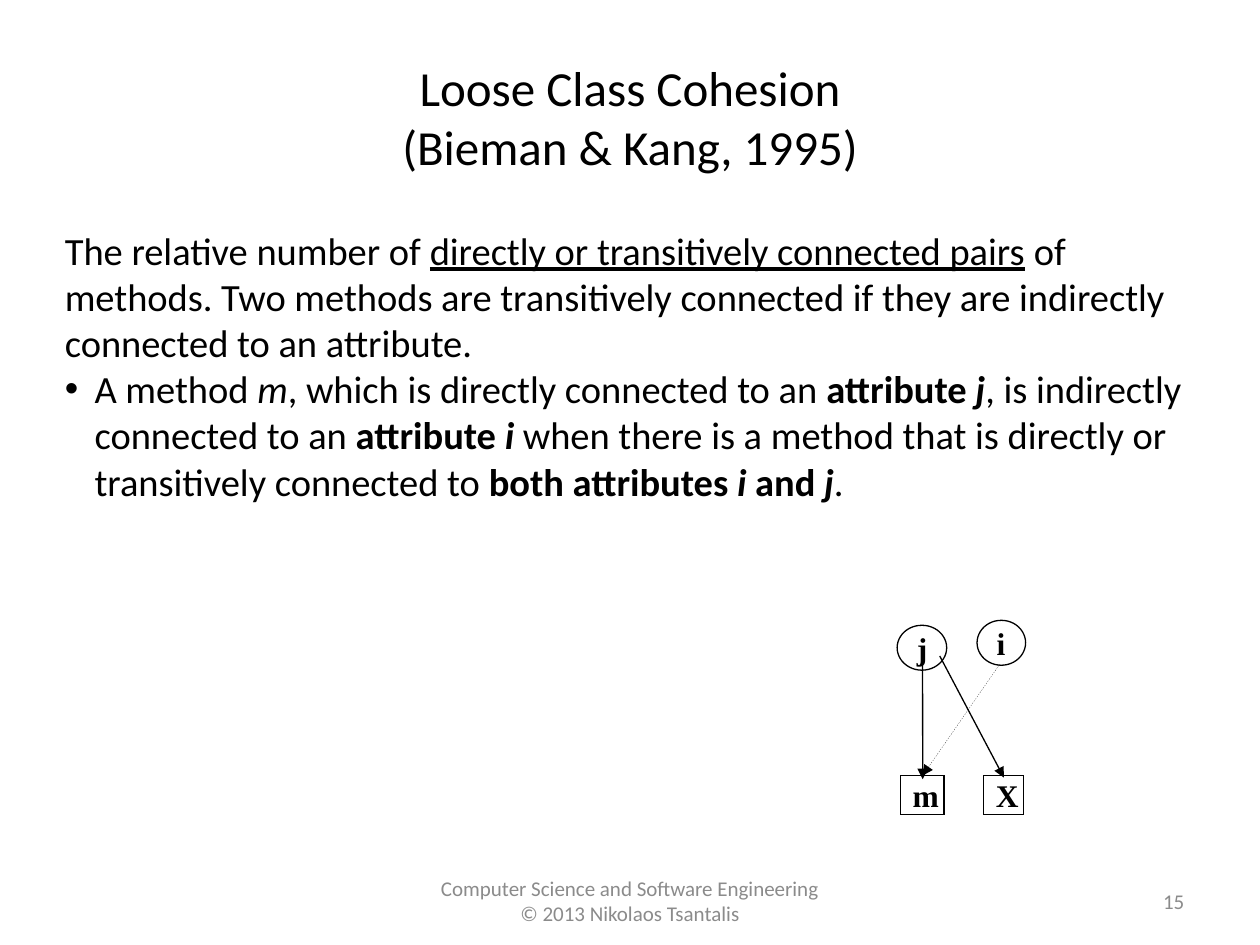
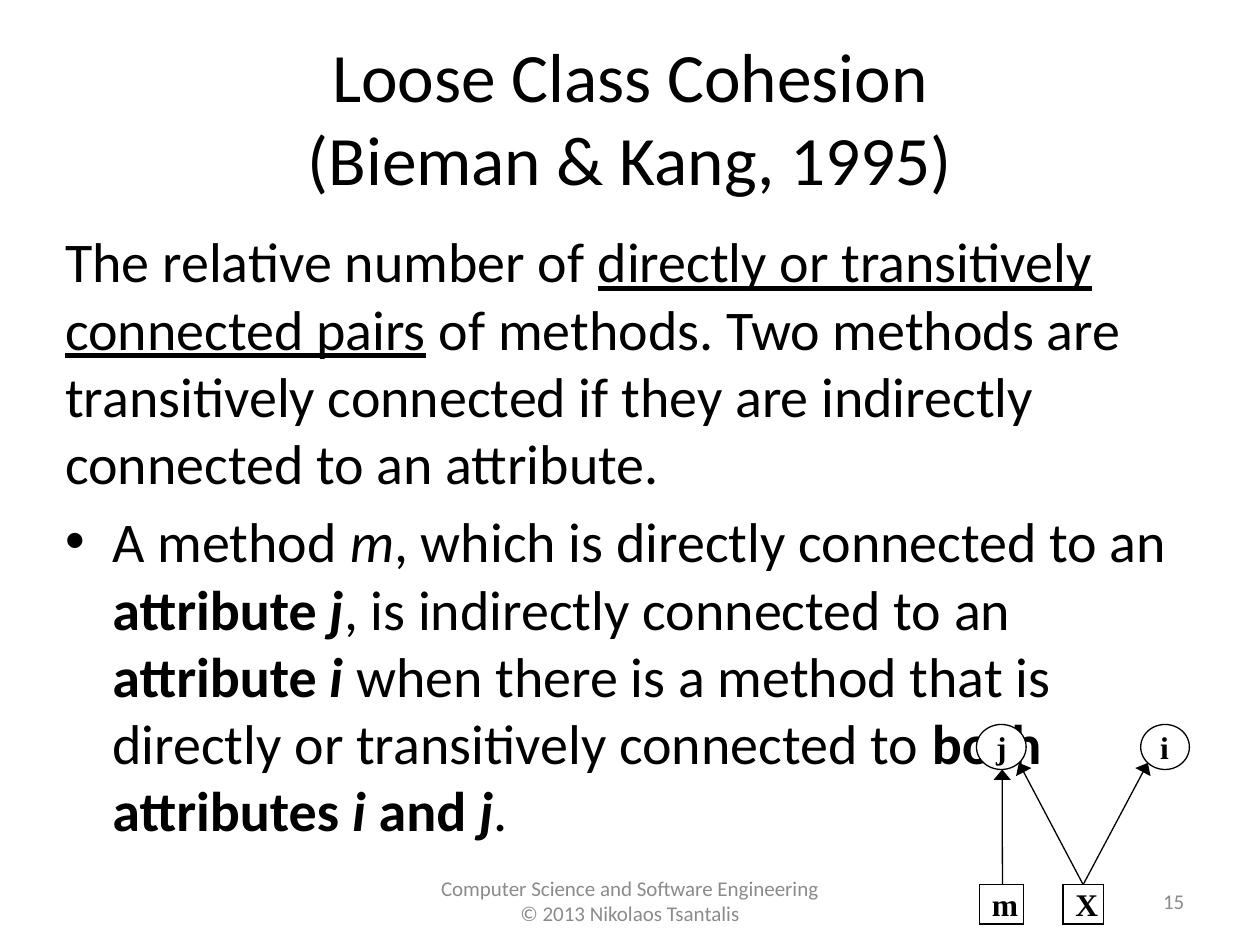
Before and after one commit to tajmilur-rahman/SOEN6611, a slide deck: slide 15 of lectures/lec4/Cohesion_Metrics_History.pptx. Drawn at 1260x945 pixels with LibreOffice and Linux fonts; fonts in the diff are those of the drawing. Boxes give left, top, right and bottom in pixels: in the first picture for what was removed or moved away, otherwise in the second. Text is boxed around its words. In the diff, an @@ line names an element or a change of style, - is before the commit and + after.

```diff
--- a/lectures/lec4/Cohesion_Metrics_History.pptx
+++ b/lectures/lec4/Cohesion_Metrics_History.pptx
@@ title at (x1=308, y1=54, x2=952, y2=197): text changed; size 28 to 39.6 pt @@
-Loose Class Cohesion
-(Bieman & Kang, 1995)
+Loose Class Cohesion
+(Bieman & Kang, 1995)
@@ text "The relative number of directly ..." at (x1=65, y1=243, x2=1166, y2=841): size 22 to 32 pt; more space between paragraphs; indent changed @@
@@ arrow removed from (940, 656) to (1004, 777) @@
@@ arrow removed from (922, 664) to (922, 779) @@
@@ ellipse "j" moved from (x1=897, y1=625, x2=946, y2=670) to (x1=976, y1=724, x2=1026, y2=770) @@
@@ outline #000000 0.74 pt to #000000 0.75 pt in 4 elements at (x1=976, y1=724, x2=1026, y2=770), (x1=979, y1=885, x2=1023, y2=924), (x1=1063, y1=885, x2=1104, y2=924), (x1=1140, y1=724, x2=1189, y2=770) @@
@@ ellipse "i" moved from (x1=976, y1=620, x2=1026, y2=665) to (x1=1140, y1=724, x2=1189, y2=770) @@
@@ arrow added from (1003, 885) to (1002, 770), #000000 0.75 pt @@
@@ arrow moved from (999, 665) - (922, 776) to (1084, 885) - (1019, 762) @@
@@ arrow added from (1084, 885) to (1148, 762), #000000 0.75 pt @@
@@ text "Computer Science and Software Engineering" at (x1=441, y1=881, x2=818, y2=921): text colour #8B8B8B to #8C8C8C @@
@@ page number at (x1=1163, y1=895, x2=1184, y2=909): text colour #8B8B8B to #8C8C8C @@
@@ rectangle "m" moved from (x1=900, y1=776, x2=944, y2=815) to (x1=979, y1=885, x2=1023, y2=924) @@
@@ rectangle "X" moved from (x1=984, y1=776, x2=1024, y2=815) to (x1=1063, y1=885, x2=1104, y2=924) @@
```
Also in this commit, not shown: 11 other slides changed, 7 slides added, 7 slides removed, 12 other files.
